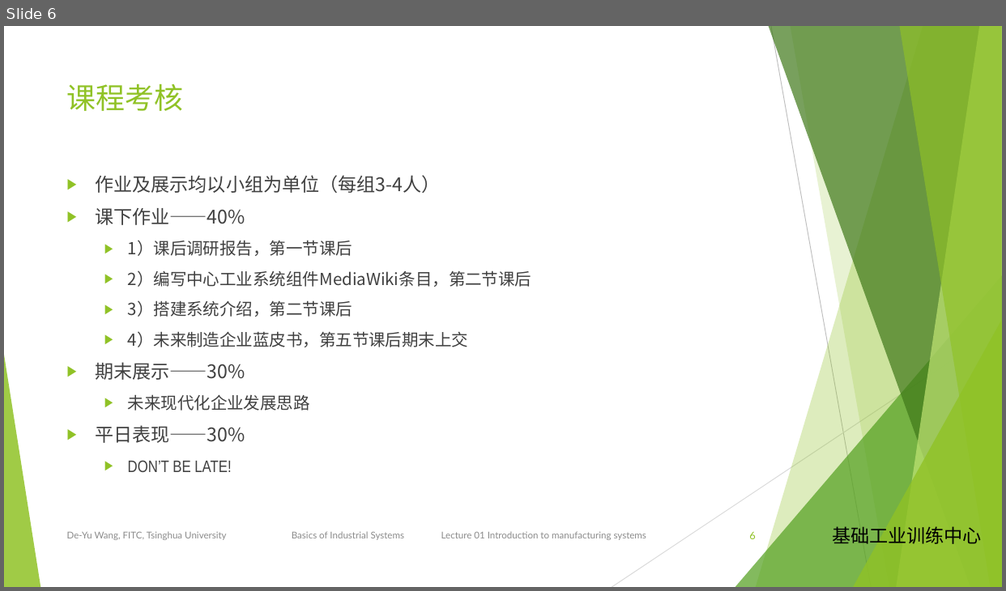
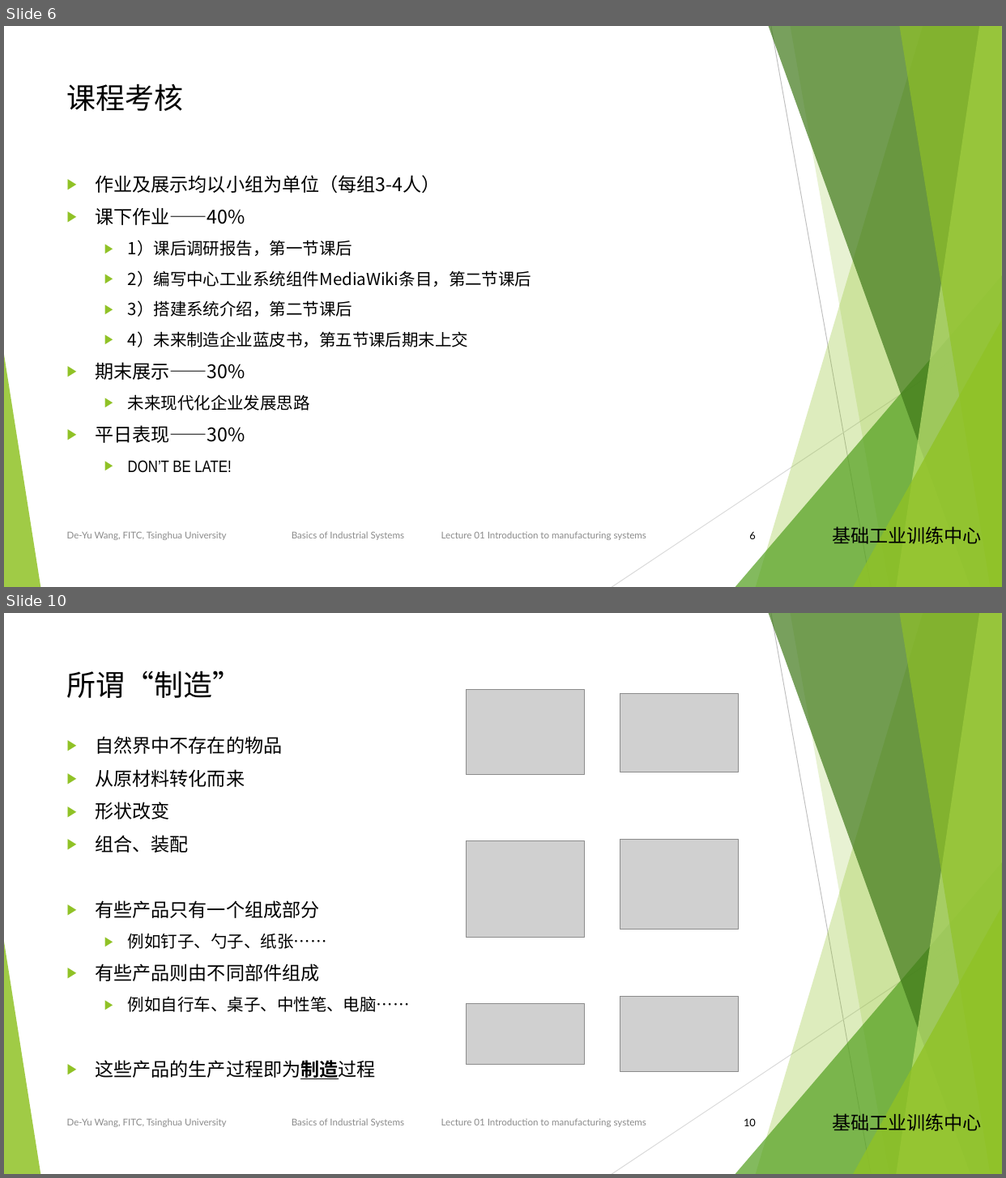
Before and after one commit to woodyme/i.center_my_workzone, a slide deck: 工业系统概论/课程方案/工业系统沙盘01-制造系统导言.pptx. Shown one above the other, each under a label of ours: slide 6 before the commit, slides 6 and 10 after it; the slides between them are not shown. The pictures are 1006x591 and 1006x1178 pixels, drawn with LibreOffice and Linux fonts; fonts in the diff are those of the drawing; grey boxes stand for pictures; background and template pictures are left out. Boxes give left, top, right and bottom in pixels: in the first picture for what was removed or moved away, otherwise in the second. Text is boxed around its words. In the diff, an @@ line names an element or a change of style, - is before the commit and + after.

Commit message:
update 工业系统沙盘 案例简介 及 01制造系统导言

```diff
--- a/工业系统概论/课程方案/工业系统沙盘01-制造系统导言.pptx
+++ b/工业系统概论/课程方案/工业系统沙盘01-制造系统导言.pptx
@@ slide 10 added at (4,613,1002,1174), background #F0FFC8; not listed: 12 template elements that a slide beside it also shows @@
@@ title added at (67,671,241,698), 28 pt, text #000000 @@
+所谓“制造”
@@ picture added at (467,690,584,776) @@
@@ picture added at (620,694,738,773) @@
@@ text added at (95,736,410,1080), 18 pt, text #000000 @@
+▶ 自然界中不存在的物品
+▶ 从原材料转化而来
+▶ 形状改变
+▶ 组合、装配
+▶ 有些产品只有一个组成部分
+  ▶ 例如钉子、勺子、纸张……
+▶ 有些产品则由不同部件组成
+  ▶ 例如自行车、桌子、中性笔、电脑……
+▶ 这些产品的生产过程即为制造过程
@@ picture added at (467,841,584,938) @@
@@ picture added at (620,839,738,929) @@
@@ picture added at (620,996,738,1072) @@
@@ picture added at (467,1003,584,1064) @@
@@ page number added at (744,1118,756,1127), 10 pt, text #000000 @@
+10
@@ slide 6 changed as well @@
@@ background #FFFFFF to #F0FFC8 @@
@@ title "课程考核" at (67,84,184,111): text colour #90C226 to #000000 @@
@@ text "作业及展示均以小组为单位（每组3-4人）" at (95,175,532,473): text colour #404040 to #000000 @@
@@ line (1002, 327) - (612, 587): stroke #D9D9D9 0.75 pt to #DDFF84 0.75 pt @@
@@ page number at (749,531,755,540): text colour #90C226 to #000000 @@
```
Also in this commit, not shown: 7 other slides changed, 7 other slides added, 2 slides removed, 2 other files.
